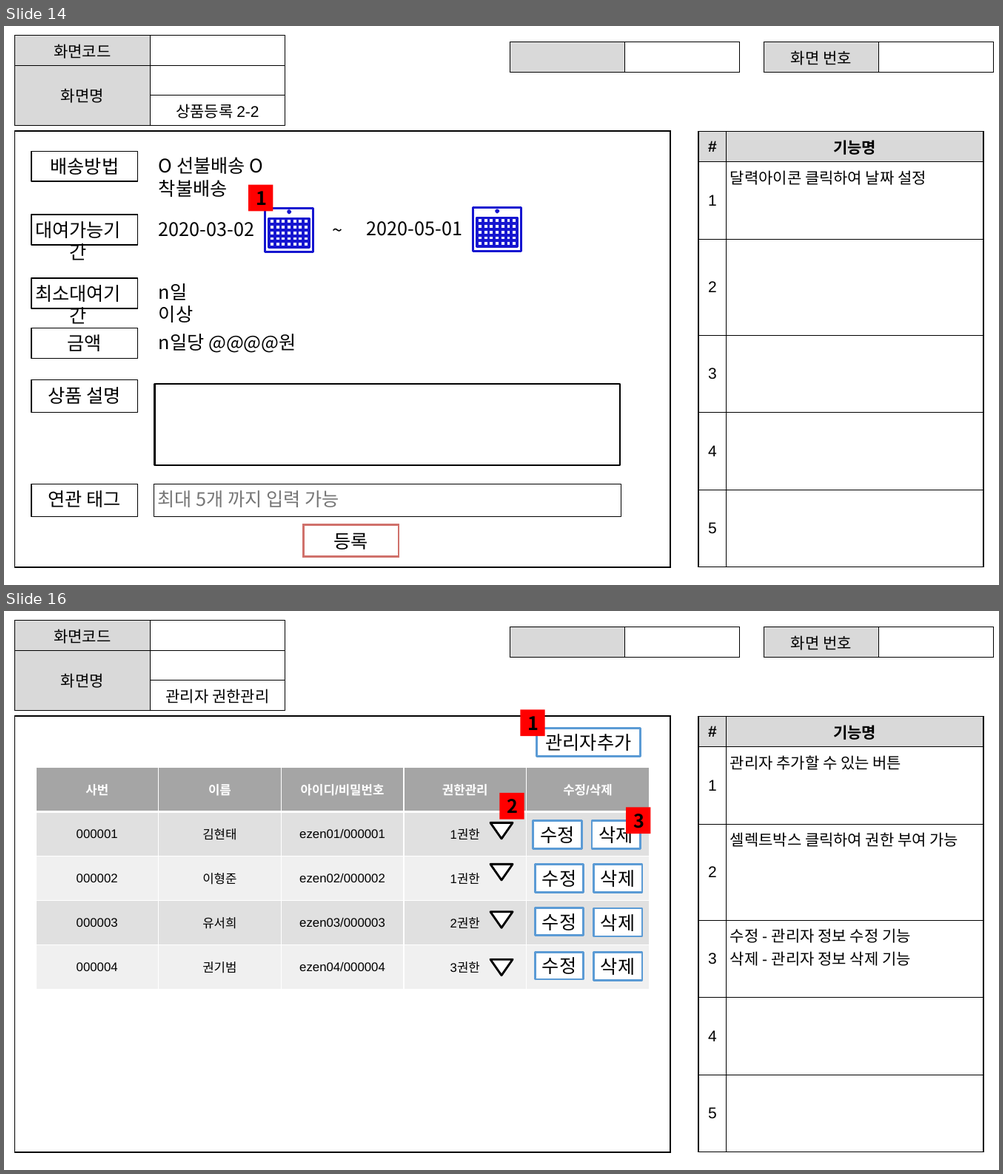
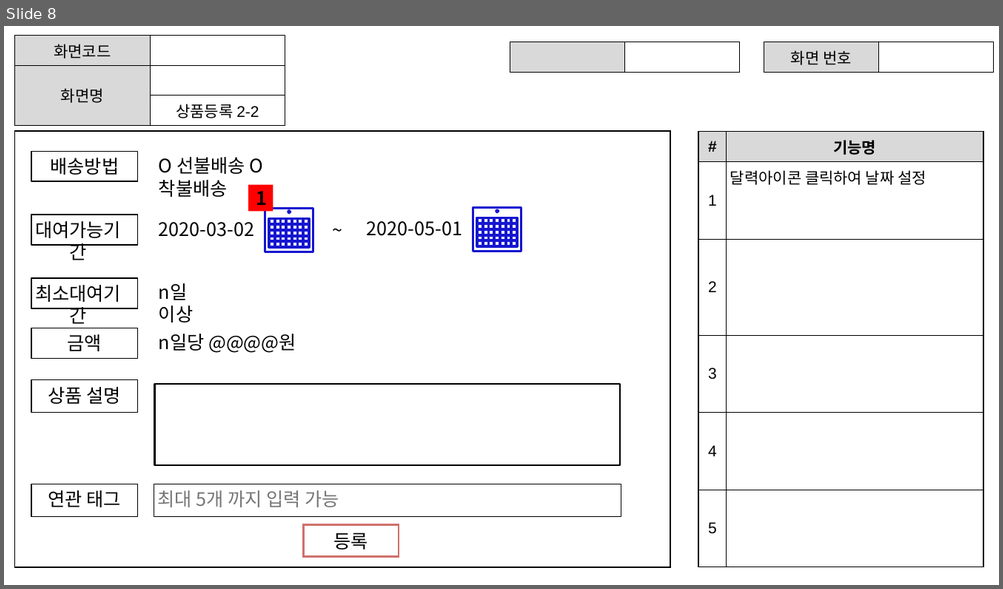
Before and after one commit to ezenteam2/RentalEquip, a slide deck: 0 발표용 파워포인트/0306 1차발표/0306 project04 - 파워포인트 - 용승.pptx. Shown one above the other, each under a label of ours: slides 14 and 16 before the commit, slide 8 after it; the slides between them are not shown. The pictures are 1003x1174 and 1003x589 pixels, drawn with LibreOffice and Linux fonts; fonts in the diff are those of the drawing. Boxes give left, top, right and bottom in pixels: in the first picture for what was removed or moved away, otherwise in the second. Text is boxed around its words. In the diff, an @@ line names an element or a change of style, - is before the commit and + after.

```diff
--- a/0 발표용 파워포인트/0306 1차발표/0306 project04 - 파워포인트 - 용승.pptx
+++ b/0 발표용 파워포인트/0306 1차발표/0306 project04 - 파워포인트 - 용승.pptx
@@ slide 16 removed at [4,611,999,1170], background #FFFFFF @@
@@ table removed at [14,621,284,706], 3 rows, 2 columns @@
-화면코드 | 
-화면명 | 
- | 관리자 권한관리
@@ table removed at [510,627,740,653], 1 rows, 2 columns @@
- | 
@@ table removed at [763,627,993,653], 1 rows, 2 columns @@
-화면 번호 | 
@@ rectangle removed at [14,716,669,1153] @@
@@ rectangle removed at [521,709,545,735] @@
@@ text removed at [527,716,538,730] @@
-1
@@ table removed at [699,716,983,1153], 6 rows, 2 columns @@
-# | 기능명
-1 | 관리자 추가할 수 있는 버튼
-2 | 셀렉트박스 클릭하여 권한 부여 가능
-3 | 수정 - 관리자 정보 수정 기능 삭제 - 관리자 정보 삭제 기능
-4 | 
-5 | 
@@ rectangle removed at [537,728,640,757] @@
-관리자추가
@@ table removed at [36,768,648,990], 5 rows, 5 columns @@
-사번 | 이름 | 아이디/비밀번호 | 권한관리 | 수정/삭제
-000001 | 김현태 | ezen01/000001 | 1권한 | 
-000002 | 이형준 | ezen02/000002 | 1권한 | 
-000003 | 유서희 | ezen03/000003 | 2권한 | 
-000004 | 권기범 | ezen04/000004 | 3권한 | 
@@ rectangle removed at [499,793,524,819] @@
@@ text removed at [506,799,518,813] @@
-2
@@ rectangle removed at [626,807,651,833] @@
@@ freeform shape removed at [490,823,513,839] @@
@@ rectangle removed at [533,820,581,849] @@
-수정
@@ rectangle removed at [592,820,640,849] @@
-삭제
@@ text removed at [633,814,644,829] @@
-3
@@ freeform shape removed at [490,865,513,880] @@
@@ rectangle removed at [535,865,583,893] @@
-수정
@@ rectangle removed at [594,865,642,893] @@
-삭제
@@ freeform shape removed at [490,912,513,928] @@
@@ rectangle removed at [535,908,583,936] @@
-수정
@@ rectangle removed at [594,908,642,937] @@
-삭제
@@ freeform shape removed at [490,960,513,975] @@
@@ rectangle removed at [535,953,583,980] @@
-수정
@@ rectangle removed at [594,953,642,981] @@
-삭제
@@ what was slide 14 is now slide 8 @@
```
Also in this commit, not shown: 2 slides changed, 7 other slides removed.
